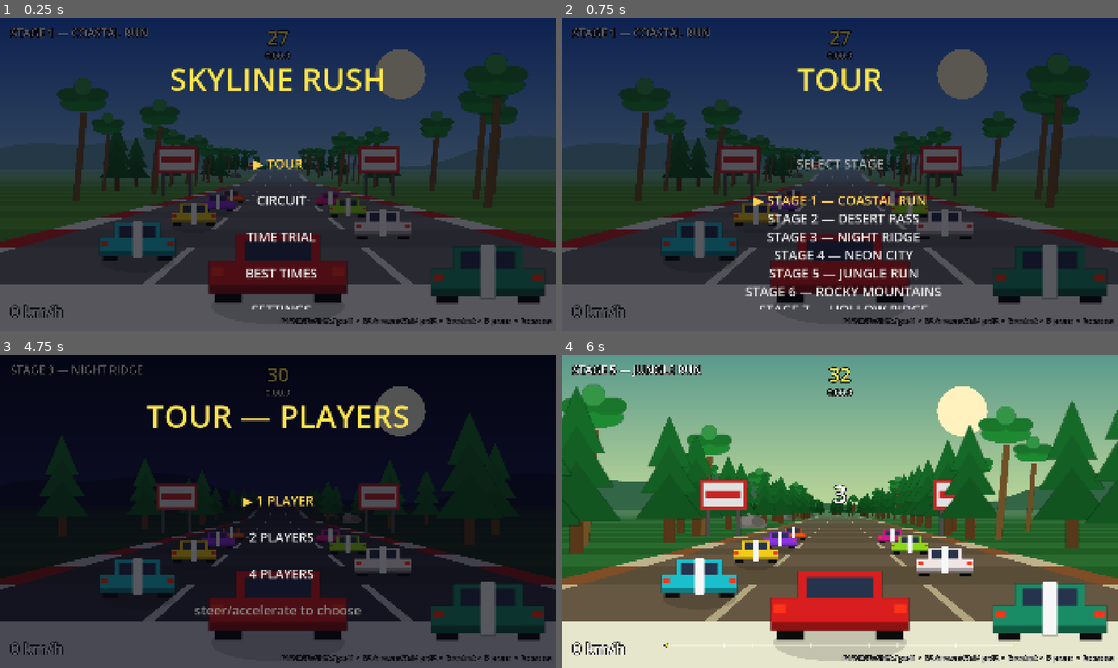
Above: before the commit, frames 1-4 (two rows, left to right).
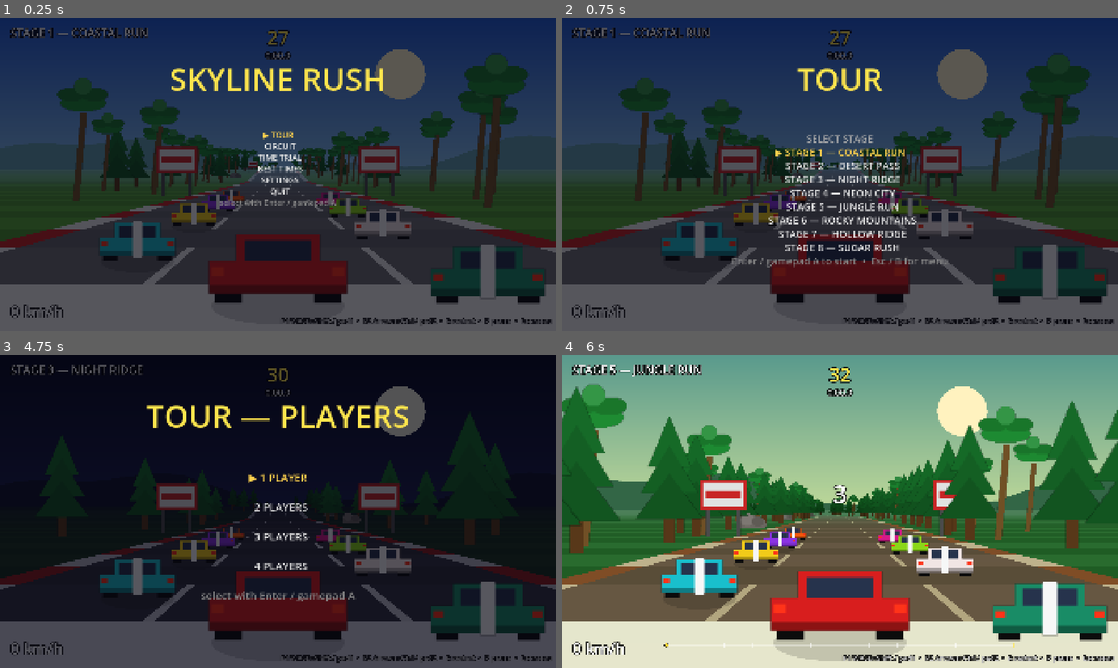
Above: after the commit, the same moments.

Repository: csmallfield/Racer2D
Game: Godot game, scene res://scenes/main.tscn
The game is run twice, just before and just after one commit, with the same random seed, the same clock (stepped at 60 frames per second) and the same inputs.
Inputs:
- Up to frame 1 (0.25 s): no input
- Up to frame 2 (0.75 s): tap Enter (ui_accept) at 0.5, 0.6 s; hold D (p0_steer_right) from 0.53 s (still down)
- Up to frame 3 (4.75 s): tap Enter (ui_accept) at 0.77, 1.07, 1.25, 1.52, 1.55, 1.82, 2.1, 2.75, 3.02, 3.05, 3.32, 3.6, 3.77, 4.07, 4.52, 4.55 s; release D (p0_steer_right) at 1.28 s; hold Down (ui_down) 1.28-2.03 s; tap N (next_level) at 1.35, 2.85, 4.35 s; tap R (restart) at 2, 3.5 s; hold D (p0_steer_right) 2.03-2.78 s; hold Up (ui_up) 2.78-3.53 s; hold A (p0_steer_left) from 3.53 s (still down); tap Escape (ui_cancel) at 4.15 s
- Up to frame 4 (6 s): tap Enter (ui_accept) at 4.82, 5.1, 5.75 s; release A (p0_steer_left) at 5.03 s; hold Down (ui_down) 5.03-5.78 s; hold D (p0_steer_right) from 5.78 s (still down); tap N (next_level) at 5.85 s

The runs differ from the first frame. In frame 1, 1.5% of the frame differs, in the area x 39-61%, y 36-94%; in frame 2, 5.4%, in the area x 30-70%, y 37-94%; in frame 3, 1.8%; in frame 4, nothing differs.

Commit message:
fixed menus, fixed multiplayer cameras and depth sorting

Diff:
--- a/outrun_pseudo3d/project.godot
+++ b/outrun_pseudo3d/project.godot
@@ -29,6 +29,20 @@
 
 [input]
 
+ui_accept={
+"deadzone": 0.2,
+"events": [Object(InputEventKey,"resource_local_to_scene":false,"resource_name":"","device":-1,"window_id":0,"alt_pressed":false,"shift_pressed":false,"ctrl_pressed":false,"meta_pressed":false,"pressed":false,"keycode":0,"physical_keycode":4194309,"key_label":0,"unicode":0,"location":0,"echo":false,"script":null)
+, Object(InputEventKey,"resource_local_to_scene":false,"resource_name":"","device":-1,"window_id":0,"alt_pressed":false,"shift_pressed":false,"ctrl_pressed":false,"meta_pressed":false,"pressed":false,"keycode":0,"physical_keycode":4194310,"key_label":0,"unicode":0,"location":0,"echo":false,"script":null)
+, Object(InputEventKey,"resource_local_to_scene":false,"resource_name":"","device":-1,"window_id":0,"alt_pressed":false,"shift_pressed":false,"ctrl_pressed":false,"meta_pressed":false,"pressed":false,"keycode":0,"physical_keycode":32,"key_label":0,"unicode":0,"location":0,"echo":false,"script":null)
+, Object(InputEventJoypadButton,"resource_local_to_scene":false,"resource_name":"","device":-1,"button_index":0,"pressure":0.0,"pressed":true,"script":null)
+]
+}
+ui_cancel={
+"deadzone": 0.2,
+"events": [Object(InputEventKey,"resource_local_to_scene":false,"resource_name":"","device":-1,"window_id":0,"alt_pressed":false,"shift_pressed":false,"ctrl_pressed":false,"meta_pressed":false,"pressed":false,"keycode":0,"physical_keycode":4194305,"key_label":0,"unicode":0,"location":0,"echo":false,"script":null)
+, Object(InputEventJoypadButton,"resource_local_to_scene":false,"resource_name":"","device":-1,"button_index":1,"pressure":0.0,"pressed":true,"script":null)
+]
+}
 p0_accelerate={
 "deadzone": 0.2,
 "events": [Object(InputEventKey,"resource_local_to_scene":false,"resource_name":"","device":-1,"window_id":0,"alt_press …(190 unchanged characters)…
@@ -155,6 +169,11 @@
 "events": [Object(InputEventJoypadButton,"resource_local_to_scene":false,"resource_name":"","device":3,"button_index":1,"pressure":0.0,"pressed":true,"script":null)
 ]
 }
+quit_to_menu={
+"deadzone": 0.2,
+"events": [Object(InputEventKey,"resource_local_to_scene":false,"resource_name":"","device":-1,"window_id":0,"alt_pressed":false,"shift_pressed":false,"ctrl_pressed":false,"meta_pressed":false,"pressed":false,"keycode":0,"physical_keycode":4194305,"key_label":0,"unicode":0,"location":0,"echo":false,"script":null)
+]
+}
 restart={
 "deadzone": 0.2,
 "events": [Object(InputEventKey,"resource_local_to_scene":false,"resource_name":"","device":-1,"window_id":0,"alt_press …(190 unchanged characters)…
--- a/outrun_pseudo3d/scripts/main.gd
+++ b/outrun_pseudo3d/scripts/main.gd
@@ -27,8 +27,8 @@
 	{"label": "  VIGNETTE", "prop": "crt_vignette", "type": "float", "step": 0.05, "min": 0.0, "max": 0.8},
 	{"label": "  NOISE", "prop": "crt_noise", "type": "float", "step": 0.01, "min": 0.0, "max": 0.25},
 ]
-const PLAYER_ITEMS: Array[String] = ["1 PLAYER", "2 PLAYERS", "4 PLAYERS"]
-const PLAYER_COUNTS: Array[int] = [1, 2, 4]
+const PLAYER_ITEMS: Array[String] = ["1 PLAYER", "2 PLAYERS", "3 PLAYERS", "4 PLAYERS"]
+const PLAYER_COUNTS: Array[int] = [1, 2, 3, 4]
 
 var level_paths: Array = []
 var level_names: Array = []
@@ -71,6 +71,7 @@
 var _view_titles: Array[String] = []
 var _last_beep_second := -1
 var pickups: Array = []
+var _bump_cd: Array[float] = []  # per-player contact-sound cooldown
 
 
 func _ready() -> void:
@@ -142,17 +143,21 @@
 		1: rects = [Rect2(Vector2.ZERO, base)]
 		2: rects = [Rect2(0, 0, base.x, base.y / 2),
 				Rect2(0, base.y / 2, base.x, base.y / 2)]
+		3: rects = [Rect2(0, 0, base.x / 2, base.y / 2),
+				Rect2(base.x / 2, 0, base.x / 2, base.y / 2),
+				Rect2(0, base.y / 2, base.x, base.y / 2)]
 		_: rects = [Rect2(0, 0, base.x / 2, base.y / 2),
 				Rect2(base.x / 2, 0, base.x / 2, base.y / 2),
 				Rect2(0, base.y / 2, base.x / 2, base.y / 2),
 				Rect2(base.x / 2, base.y / 2, base.x / 2, base.y / 2)]
-	var dd: int = GameConfig.camera.draw_distance
-	if count == 2:
-		dd = int(dd * 0.66)
-	elif count >= 4:
-		dd = int(dd * 0.45)
-
+
+	var dd_base: int = GameConfig.camera.draw_distance
 	for i in range(count):
+		# Per-view draw distance by view size: full frame 100%, wide halves
+		# 66%, quadrants 45% (3P mixes both).
+		var dd := dd_base
+		if count > 1:
+			dd = int(dd_base * (0.66 if rects[i].size.x >= base.x else 0.45))
 		var container := SubViewportContainer.new()
 		container.stretch = true
 		container.position = rects[i].position
@@ -232,6 +237,7 @@
 	finish_order.clear()
 	_prev_air.clear()
 	_prev_boosting.clear()
+	_bump_cd.clear()
 	laps.clear()
 	for i in range(player_count):
 		laps.append(0)
@@ -251,6 +257,7 @@
 		finish_order.append(-1)
 		_prev_air.append(0.0)
 		_prev_boosting.append(false)
+		_bump_cd.append(0.0)
 		mirrors.append({"z": 0.0, "offset": p.x, "speed": 0.0,
 				"sprite": "player_%d" % i, "y": 0.0, "vy": 0.0, "air": 0.0,
 				"pidx": i})
@@ -442,7 +449,9 @@
 			_start_race(_next_in_category(level_index, 1))
 			return
 
-	if state >= State.COUNTDOWN and Input.is_action_just_pressed("ui_cancel"):
+	# Leaving a race is Escape ONLY — ui_cancel also carries gamepad B,
+	# which is boost in-race. B still backs out of menus via ui_cancel.
+	if state >= State.COUNTDOWN and Input.is_action_just_pressed("quit_to_menu"):
 		_enter_menu()
 		return
 
@@ -775,6 +784,7 @@
 		_check_player_checkpoint(i, prev_z)
 		_per_player_effects(i, dt)
 		_check_collisions(i)
+		_player_shunts(i, dt)
 		if crossed:
 			laps[i] += 1
 			if laps[i] >= total_laps():
@@ -1119,6 +1129,58 @@
 	return 0.0
 
 
+## Contact FROM others — the missing half of collisions. Rear shunts: a
+## faster car slamming into your tail throws you forward (and costs them).
+## Side-swipes: near-pace lateral contact shoves both cars apart with a
+## little speed scrub. Works against traffic, rivals, and other players
+## (pushes on a mirror entity route to the real player).
+func _player_shunts(i: int, dt: float) -> void:
+	_bump_cd[i] = maxf(0.0, _bump_cd[i] - dt)
+	var p := players[i]
+	if p.air > 250.0:
+		return
+	var track_len := track.track_length()
+	var pw: float = SpriteCatalog.get_def("player").world_w / RoadRenderer.ROAD_WIDTH
+	var pz := fposmod(p.position_z + player_z(), track_len)
+	for off in [-1, 0, 1]:
+		var seg := find_segment(pz + float(off) * TrackBuilder.SEGMENT_LENGTH)
+		for car in seg.cars:
+			if int(car.get("pidx", -1)) == i:
+				continue
+			var dz := fposmod(float(car.z) - pz + track_len * 0.5, track_len) \
+					- track_len * 0.5
+			var cw: float = SpriteCatalog.get_def(car.sprite).world_w \
+					/ RoadRenderer.ROAD_WIDTH
+			if not _overlap(p.x, pw, float(car.offset), cw, 0.9):
+				continue
+			if dz < -60.0 and dz > -600.0 and float(car.speed) > p.speed * 1.02:
+				# Rear shunt: they hit you.
+				p.speed += (float(car.speed) - p.speed) * 0.6
+				car.speed = float(car.speed) * 0.8
+				p.bounce = 6.0
+				if _bump_cd[i] <= 0.0:
+					Audio.play("bump", -2.0)
+					_bump_cd[i] = 0.4
+			elif absf(dz) <= 260.0 and absf(float(car.speed) - p.speed) \
+					< GameConfig.player.max_speed * 0.15:
+				# Side-swipe: push apart, both scrub.
+				var dir := signf(p.x - float(car.offset))
+				if dir == 0.0:
+					dir = 1.0
+				p.x += dir * 1.2 * dt
+				p.speed *= 1.0 - 0.25 * dt
+				var pj := int(car.get("pidx", -1))
+				if pj >= 0:
+					players[pj].x -= dir * 1.2 * dt
+					players[pj].speed *= 1.0 - 0.25 * dt
+				else:
+					car.offset = clampf(float(car.offset) - dir * 1.2 * dt, -1.2, 1.2)
+					car.speed = float(car.speed) * (1.0 - 0.25 * dt)
+				if _bump_cd[i] <= 0.0:
+					Audio.play("bump", -6.0, 1.0, 0.25)
+					_bump_cd[i] = 0.35
+
+
 func _check_collisions(i: int) -> void:
 	var p := players[i]
 	if p.air > 250.0:
--- a/outrun_pseudo3d/scripts/menu.gd
+++ b/outrun_pseudo3d/scripts/menu.gd
@@ -10,6 +10,20 @@
 var _dim: ColorRect
 var _title_label: Label
 var _content: RichTextLabel
+
+const LIST_HEIGHT := 660.0   # content box height; rows adapt to fit
+
+
+## Fit n rows into the content box: font shrinks and spacing tightens as
+## lists grow, so nothing ever renders off the bottom of the screen.
+func _fit_list(n: int, spaced: bool) -> String:
+	var per_row := LIST_HEIGHT / maxf(float(n) + 2.0, 1.0)
+	if spaced:
+		per_row *= 0.55
+	var size := clampi(int(per_row * 0.62), 24, 45)
+	_content.add_theme_font_size_override("normal_font_size", size)
+	_content.add_theme_font_size_override("bold_font_size", size)
+	return "\n\n" if spaced and n <= 5 else "\n"
 
 
 func _ready() -> void:
@@ -50,10 +64,11 @@
 func show_list(title: String, items: Array[String], sel: int) -> void:
 	visible = true
 	_title_label.text = title
-	var rows := "\n\n[center]"
+	var gap := _fit_list(items.size(), true)
+	var rows := "\n[center]"
 	for i in range(items.size()):
-		rows += _row(items[i], i == sel) + "\n\n"
-	rows += "[color=#888888]steer/accelerate to choose[/color][/center]"
+		rows += _row(items[i], i == sel) + gap
+	rows += "[color=#888888]select with Enter / gamepad A[/color][/center]"
 	_content.text = rows
 
 
@@ -61,10 +76,11 @@
 func show_levels(stage_names: Array, sel: int, mode_name: String) -> void:
 	visible = true
 	_title_label.text = mode_name
-	var rows := "\n\n[center][color=#aaaaaa]SELECT STAGE[/color]\n\n"
+	var gap := _fit_list(stage_names.size() + 2, false)
+	var rows := "\n[center][color=#aaaaaa]SELECT STAGE[/color]" + gap
 	for i in range(stage_names.size()):
-		rows += _row(String(stage_names[i]), i == sel) + "\n"
-	rows += "\n[color=#888888]accelerate to start  •  brake for menu[/color][/center]"
+		rows += _row(String(stage_names[i]), i == sel) + gap
+	rows += "[color=#888888]Enter / gamepad A to start  •  Esc / B for menu[/color][/center]"
 	_content.text = rows
 
 
--- a/outrun_pseudo3d/scripts/road_renderer.gd
+++ b/outrun_pseudo3d/scripts/road_renderer.gd
@@ -29,6 +29,10 @@
 var last_cam_y := 0.0            # camera altitude this frame (projects the player)
 var _aim_offset := 0.0           # smoothed aim deviation from terrain-following
 var _shake_t := 0.0              # boost-ignition camera shake remaining
+var _ref_w := 1920.0             # aspect-locked width (16:9 of height): ALL
+                                 # world scaling uses this, so wide viewports
+                                 # (2P split) keep the 1P composition and the
+                                 # extra width becomes pure peripheral view.
 
 
 ## Distance from camera to the player car along z.
@@ -55,9 +59,9 @@
 	if main == null or main.track == null or main.track.segments.is_empty():
 		return
 	var vp := get_viewport_rect().size
+	_ref_w = minf(vp.x, vp.y * 16.0 / 9.0)
 	_draw_background(vp.x, vp.y)
 	_draw_road_and_sprites(vp.x, vp.y)
-	_draw_player(vp.x, vp.y)
 
 
 # === BACKGROUND ===
@@ -95,9 +99,9 @@
 	var z: float = max(p.camera.z, 0.0001)
 	p.screen.scale = camera_depth / z
 	# Rounding avoids sub-pixel seam lines between adjacent road slices.
-	p.screen.x = roundf(w * 0.5 + p.screen.scale * p.camera.x * w * 0.5)
+	p.screen.x = roundf(w * 0.5 + p.screen.scale * p.camera.x * _ref_w * 0.5)
 	p.screen.y = roundf(h * 0.5 - p.screen.scale * p.camera.y * h * 0.5)
-	p.screen.w = roundf(p.screen.scale * ROAD_WIDTH * w * 0.5)
+	p.screen.w = roundf(p.screen.scale * ROAD_WIDTH * _ref_w * 0.5)
 
 
 func _fog_amount(n: int) -> float:
@@ -161,29 +165,45 @@
 		_draw_segment(seg, w, _fog_amount(n), th)
 		maxy = seg.p2.screen.y
 
-	# --- Pass 2: sprites and cars, back to front (painter's algorithm). ---
+	# --- Pass 2: sprites and cars, back to front (painter's algorithm).
+	# The local player is interleaved at his TRUE depth (player_z() ahead
+	# of the camera), so a car spatially between the camera and the player
+	# correctly draws on top of him instead of vanishing behind. ---
+	var player_rel: int = int(fposmod(float(main.find_segment(fposmod(
+			player.position_z + player_z(), track_len)).index - base.index),
+			float(seg_count)))
+	var player_drawn := false
 	for n in range(draw_distance - 1, 0, -1):
 		var seg: Dictionary = segments[(base.index + n) % seg_count]
 		var fog := _fog_amount(n)
 		var fog_mod := Color.WHITE.lerp(th.fog, fog * 0.8)
 
-		for car in seg.cars:
-			if int(car.get("pidx", -1)) == player_index:
-				continue   # this view's own player is drawn locally
-			var percent := fposmod(car.z, seg_len) / seg_len
-			var sc := lerpf(seg.p1.screen.scale, seg.p2.screen.scale, percent)
-			var sx: float = lerpf(seg.p1.screen.x, seg.p2.screen.x, percent) \
-					+ sc * float(car.offset) * ROAD_WIDTH * w * 0.5
-			var sy := lerpf(seg.p1.screen.y, seg.p2.screen.y, percent)
-			var air_px: float = minf(float(car.air) * sc * h * 0.5, h * 0.35)
-			_draw_sprite(car.sprite, sc, sx, sy, seg.clip, w, fog_mod, air_px)
+		if n == player_rel:
+			var pdist := player_z()
+			for car in seg.cars:
+				if int(car.get("pidx", -1)) == player_index:
+					continue
+				if fposmod(float(car.z) - player.position_z, track_len) > pdist:
+					_draw_world_car(car, seg, fog_mod, w, h)
+			_draw_player(w, h)
+			player_drawn = true
+			for car in seg.cars:
+				if int(car.get("pidx", -1)) == player_index:
+					continue
+				if fposmod(float(car.z) - player.position_z, track_len) <= pdist:
+					_draw_world_car(car, seg, fog_mod, w, h)
+		else:
+			for car in seg.cars:
+				if int(car.get("pidx", -1)) == player_index:
+					continue   # this view's own player is drawn locally
+				_draw_world_car(car, seg, fog_mod, w, h)
 
 		for pu in seg.pickups:
 			if bool(pu.taken):
 				continue
 			var psc: float = seg.p1.screen.scale
 			var px: float = seg.p1.screen.x \
-					+ psc * float(pu.offset) * ROAD_WIDTH * w * 0.5
+					+ psc * float(pu.offset) * ROAD_WIDTH * _ref_w * 0.5
 			var hover: float = 150.0 + sin(Time.get_ticks_msec() * 0.004
 					+ float(seg.index)) * 60.0
 			var py: float = seg.p1.screen.y - hover * psc * h * 0.5
@@ -191,9 +211,25 @@
 
 		for spr in seg.sprites:
 			var sc: float = seg.p1.screen.scale
-			var sx: float = seg.p1.screen.x + sc * float(spr.offset) * ROAD_WIDTH * w * 0.5
+			var sx: float = seg.p1.screen.x + sc * float(spr.offset) * ROAD_WIDTH * _ref_w * 0.5
 			var sy: float = seg.p1.screen.y
 			_draw_sprite(spr.name, sc, sx, sy, seg.clip, w, fog_mod)
+
+	if not player_drawn:
+		_draw_player(w, h)
+
+
+## One world car (traffic, rival, or another player's mirror).
+func _draw_world_car(car: Dictionary, seg: Dictionary, fog_mod: Color,
+		w: float, h: float) -> void:
+	var seg_len := TrackBuilder.SEGMENT_LENGTH
+	var percent := fposmod(float(car.z), seg_len) / seg_len
+	var sc := lerpf(seg.p1.screen.scale, seg.p2.screen.scale, percent)
+	var sx: float = lerpf(seg.p1.screen.x, seg.p2.screen.x, percent) \
+			+ sc * float(car.offset) * ROAD_WIDTH * _ref_w * 0.5
+	var sy := lerpf(seg.p1.screen.y, seg.p2.screen.y, percent)
+	var air_px: float = minf(float(car.air) * sc * h * 0.5, h * 0.35)
+	_draw_sprite(car.sprite, sc, sx, sy, seg.clip, w, fog_mod, air_px)
 
 
 ## Fogged grass/road/rumble colors for a segment (specials included).
@@ -298,8 +334,8 @@
 func _draw_sprite(sprite_name: String, scale_factor: float, x: float, y: float,
 		clip_y: float, w: float, fog_mod: Color, air_px: float = -1.0) -> void:
 	var def: Dictionary = SpriteCatalog.get_def(sprite_name)
-	var dest_w: float = def.world_w * scale_factor * w * 0.5
-	var dest_h: float = def.world_h * scale_factor * w * 0.5
+	var dest_w: float = def.world_w * scale_factor * _ref_w * 0.5
+	var dest_h: float = def.world_h * scale_factor * _ref_w * 0.5
 	if dest_w < 1.5 or dest_h < 1.5:
 		return
 	if air_px >= 0.0:
@@ -336,8 +372,8 @@
 	var player: PlayerCar = player
 	var def: Dictionary = SpriteCatalog.get_def("player_%d" % player_index)
 	var sc := 1.0 / cs.height   # projection scale at the player's z
-	var dw: float = def.world_w * sc * w * 0.5
-	var dh: float = def.world_h * sc * w * 0.5
+	var dw: float = def.world_w * sc * _ref_w * 0.5
+	var dh: float = def.world_h * sc * _ref_w * 0.5
 	var cx := w * 0.5
 	# True projection of the car's world altitude against the camera. On
 	# flat ground this lands exactly on the classic 0.92h anchor (the
Not shown, changed: outrun_pseudo3d/MANIFEST.md
